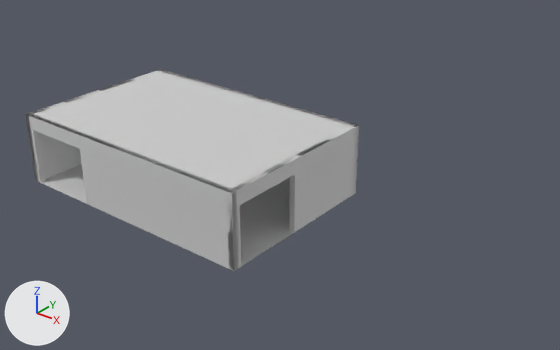
What one commit did to the FBX model Assets/Prefabs/Env/Rooms/StorageRoom.fbx.
Both versions are drawn from a 50 mm lens placed at (27.9, -27.2, 19.4), pointed at (4.2, 2.4, 1.1). Arrows for +X, +Y and +Z are at lower left; the lights stay in place. Where no turn or scale is listed for an object, it has been applied to the vertices.
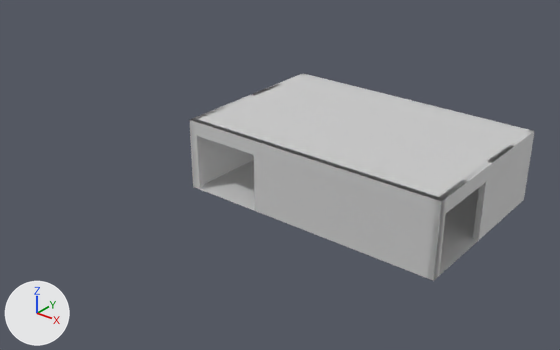
What differs and where, as boxes [x1, y1, x2, y2] in the pictures (560 x 350 px):
```json
{"object": "Plane.009", "change": "mesh moved", "before": [26, 70, 353, 192], "after": [198, 74, 530, 199]}
{"object": "Cube.006", "change": "mesh moved", "before": [25, 114, 238, 271], "after": [189, 118, 445, 278]}
{"object": "Cube.009", "change": "mesh moved", "before": [226, 124, 359, 271], "after": [428, 130, 534, 281]}
{"object": "Plane", "change": "mesh moved", "before": [42, 164, 294, 266], "after": [200, 160, 479, 276]}
{"object": "Cube.008", "change": "mesh moved", "before": [26, 69, 163, 181], "after": [190, 73, 306, 187]}
{"object": "Cube.007", "change": "mesh moved", "before": [161, 70, 359, 195], "after": [304, 74, 534, 201]}
```

The change, as JSON lines over the scene's bpy script:
```json
{"block": "me_cube_007", "where": "me_cube_007.from_pydata(...)  # 16 vertices, 10 faces; spans x -7.5..7.5, y -5.0..-4.7, z 0.0..4.0"}
{"block": "me_cube_007", "where": "# used by ob_cube_006; location = (0.0, 0.0, 0.0)"}
{"block": "me_cube_007", "change": "me_cube_007 part 3: the whole mesh is moved by (7.5, 5.0, 0.0)"}
{"block": "me_plane", "where": "me_plane.from_pydata(...)  # 4 vertices, 1 face; spans x -7.5..7.5, y -5.0..5.0, z 0.0"}
{"block": "me_plane", "where": "# used by ob_plane; location = (0.0, 0.0, 0.0)"}
{"block": "me_plane", "change": "me_plane part 6: the whole mesh is moved by (7.5, 5.0, 0.0)"}
{"block": "me_plane_007", "where": "me_plane_007.from_pydata(...)  # 4 vertices, 1 face; spans x -7.5..7.5, y -5.0..5.0, z 4.0"}
{"block": "me_plane_007", "where": "# used by ob_plane_009; location = (0.0, 0.0, 0.0)"}
{"block": "me_plane_007", "change": "me_plane_007 part 5: the whole mesh is moved by (7.5, 5.0, 0.0)"}
{"block": "me_cube_009", "where": "me_cube_009.from_pydata(...)  # 8 vertices, 6 faces; spans x -7.5..-7.2, y -5.0..5.0, z 0.0..4.0"}
{"block": "me_cube_009", "where": "# used by ob_cube_008; location = (0.0, 0.0, 0.0)"}
{"block": "me_cube_009", "change": "me_cube_009 part 4: the whole mesh is moved by (7.5, 5.0, 0.0)"}
{"block": "me_cube_010", "where": "me_cube_010.from_pydata(...)  # 16 vertices, 10 faces; spans x 7.2..7.5, y -5.0..5.0, z 0.0..4.0"}
{"block": "me_cube_010", "where": "# used by ob_cube_009; location = (0.0, 0.0, 0.0)"}
{"block": "me_cube_010", "change": "me_cube_010 part 1: the whole mesh is moved by (7.5, 5.0, 0.0)"}
{"block": "me_cube_008", "where": "me_cube_008.from_pydata(...)  # 8 vertices, 6 faces; spans x -7.5..7.5, y 4.7..5.0, z 0.0..4.0"}
{"block": "me_cube_008", "where": "# used by ob_cube_007; location = (0.0, 0.0, 0.0)"}
{"block": "me_cube_008", "change": "me_cube_008 part 2: the whole mesh is moved by (7.5, 5.0, 0.0)"}
```
